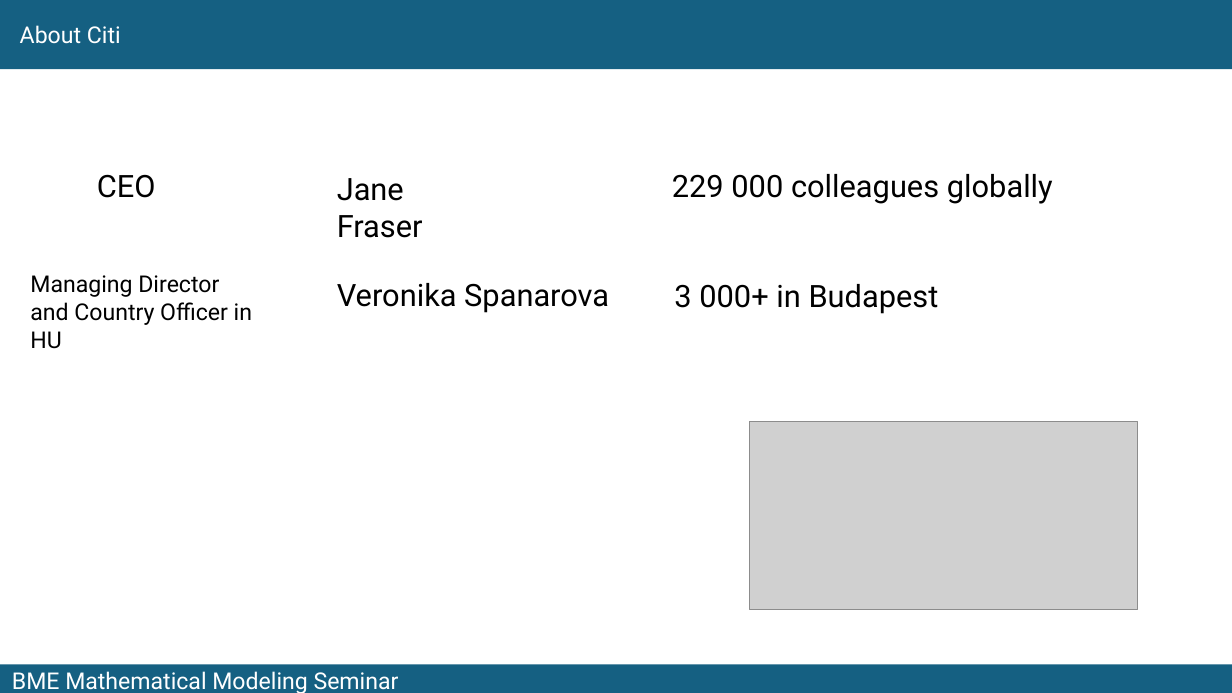
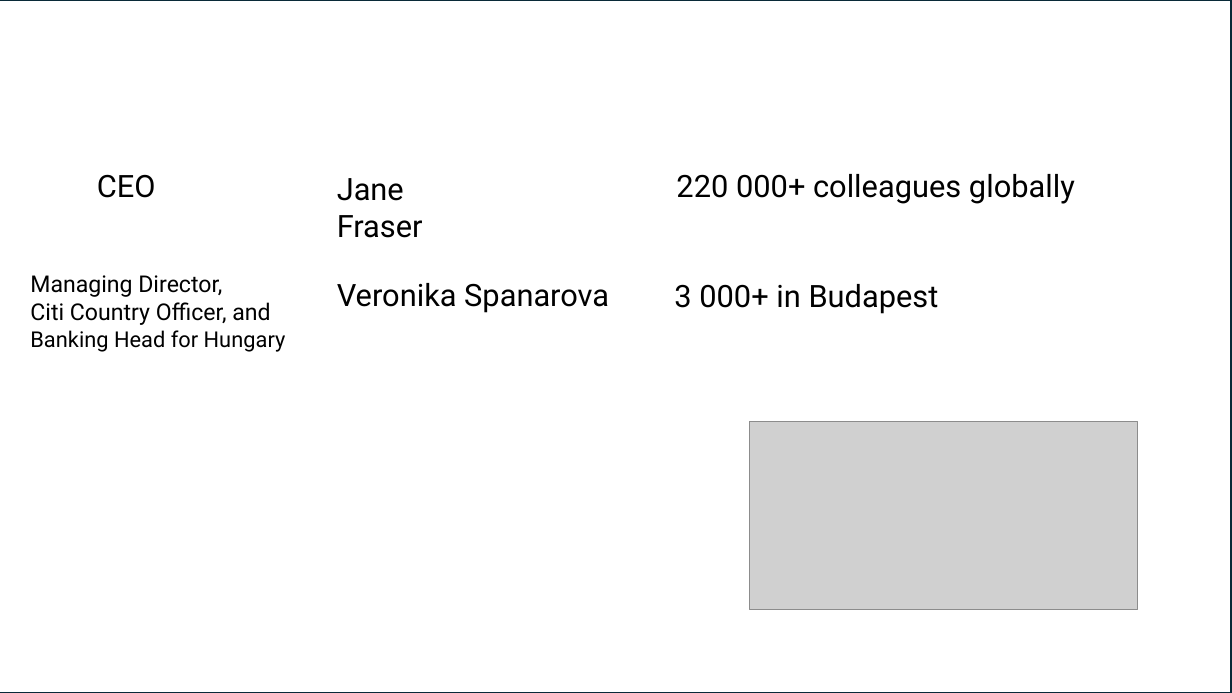
Before and after one commit to fij/btup, a slide deck: slide 3 of MMS_2024_09_10/Farkas_2024_09_10.pptx. Drawn at 1232x693 pixels with LibreOffice and Linux fonts; fonts in the diff are those of the drawing; grey boxes stand for pictures; background and template pictures are left out. Boxes give left, top, right and bottom in pixels: in the first picture for what was removed or moved away, otherwise in the second. Text is boxed around its words. In the diff, an @@ line names an element or a change of style, - is before the commit and + after.

```diff
--- a/MMS_2024_09_10/Farkas_2024_09_10.pptx
+++ b/MMS_2024_09_10/Farkas_2024_09_10.pptx
@@ rectangle added at bbox=[0, 0, 1231, 693], fill #FFFFFF, outline #092A39 1.5 pt @@
@@ text at bbox=[676, 174, 1075, 204]: text changed @@
-229 000 colleagues globally
+220 000+ colleagues globally
@@ text at bbox=[30, 275, 286, 352]: text changed @@
-Managing Director and Country Officer in HU
+Managing Director,
+Citi Country Officer, and Banking Head for Hungary
```
Also in this commit, not shown: 24 other slides changed.
